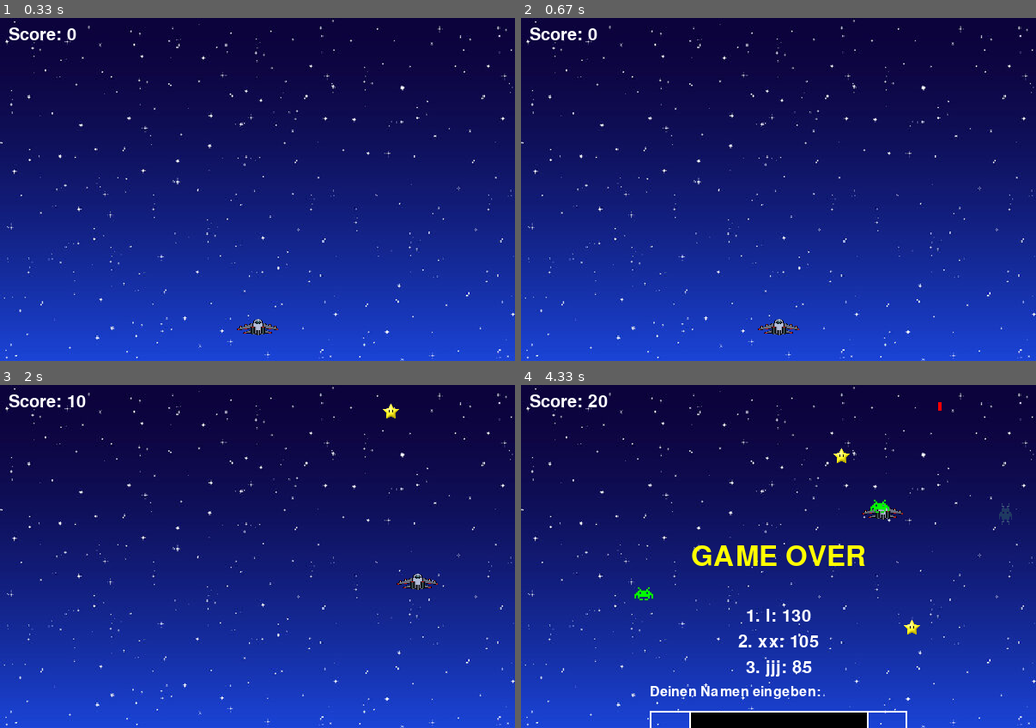
Above: before the commit, frames 1-4 (two rows, left to right).
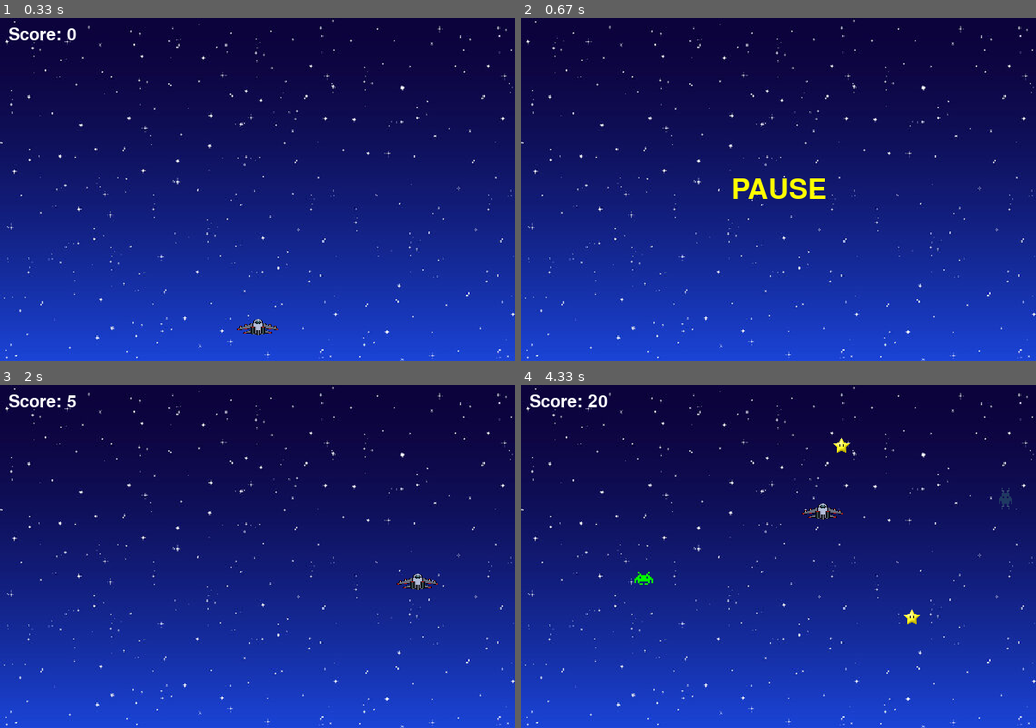
Above: after the commit, the same moments.

Repository: P0629/Space
Game: pygame game, started from PyGameSpace.py
Same seed, same stepped clock (60 frames per second), same inputs: the game is played once before the commit and once after it.
Inputs (mouse positions are in pixels of both pictures, inside the frame that each line leads up to):
- Up to frame 1 (0.33 s): no input
- Up to frame 2 (0.67 s): tap Space at 0.33 s
- Up to frame 3 (2 s): tap Space at 0.67 s; hold Right 1-1.47 s; move the mouse to (236, 463) at 1.03 s; hold Right from 1.55 s (still down); move the mouse to (309, 580) at 1.58 s
- Up to frame 4 (4.33 s): release Right at 2.02 s; click (871, 594) at 2.1 s; hold Left 2.38-2.92 s; click (824, 642) at 2.47 s; hold Left 2.95-3.35 s; move the mouse to (608, 433) at 2.98 s; click (608, 433) at 3.03 s; hold Right 3.38-4.02 s; click (927, 583) at 3.47 s; hold Left from 4.05 s (still down); click (886, 511) at 4.13 s

Frame 1 is identical in both runs. In frame 2, 1.0% of the frame differs, in the area x 1-60%, y 2-93%; in frame 3, 0.2%; in frame 4, 5.1%, in the area x 22-96%, y 5-100%.

Commit message:
add the Pause funtion

Diff:
--- a/PyGameSpace.py
+++ b/PyGameSpace.py
@@ -186,6 +186,13 @@
     # Timer für Sterne
     star_timer = 0
 
+    paused = False  # Variable für den Pausenzustand des Spiels
+
+    # PAUSE-Text anzeigen
+    font = pygame.font.SysFont(None, 48)
+    pause_text = font.render("PAUSE", True, (255, 255, 0))  # Gelber Text
+    pause_text_rect = pause_text.get_rect(center=(WIDTH // 2, HEIGHT // 2))
+
     while True:  # Spielenschleife für Neustarts
         player = pygame.Rect(WIDTH // 2 - PLAYER_WIDTH // 2, HEIGHT - 50, PLAYER_WIDTH, PLAYER_HEIGHT)
         enemies = []
@@ -216,6 +223,14 @@
                     if shoot_cooldown == 0:
                         shots.append(pygame.Rect(player.centerx - 2, player.top - 10, 4, 10))
                         shoot_cooldown = PLAYER_SHOOT_COOLDOWN
+                elif event.type == pygame.KEYDOWN:
+                    if event.key == pygame.K_SPACE:  # Pausentaste
+                        paused = not paused
+
+            if paused:
+                screen.blit(pause_text, pause_text_rect) # PAUSE-Text anzeigen
+                pygame.display.flip()
+                continue  # Springe zurück zur Schleifenbeginn
 
             if not game_over:
                 keys = pygame.key.get_pressed()
